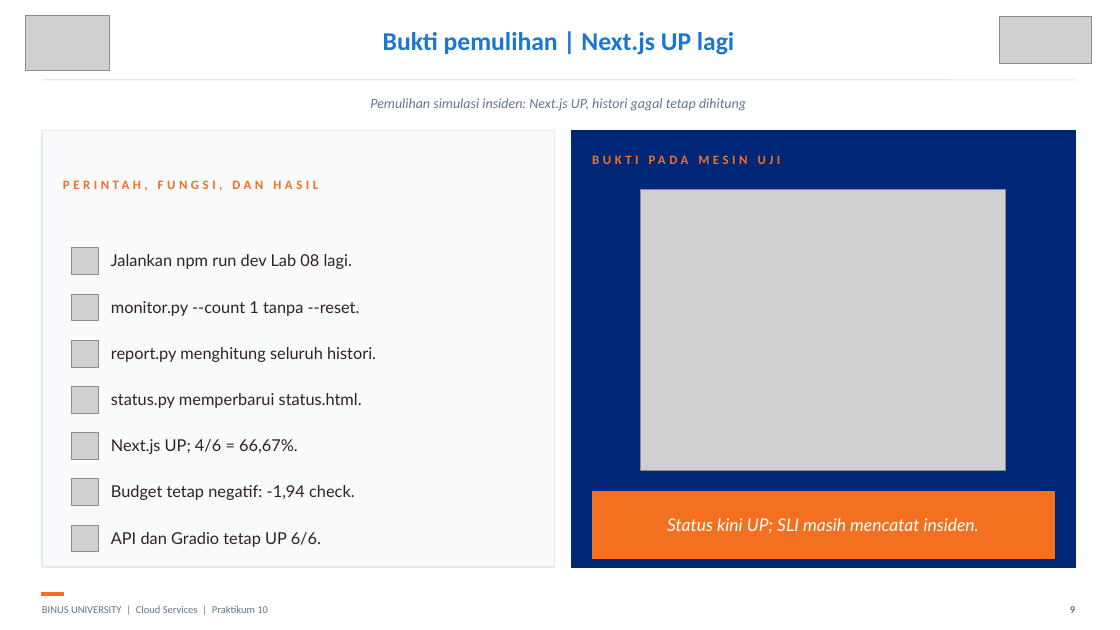
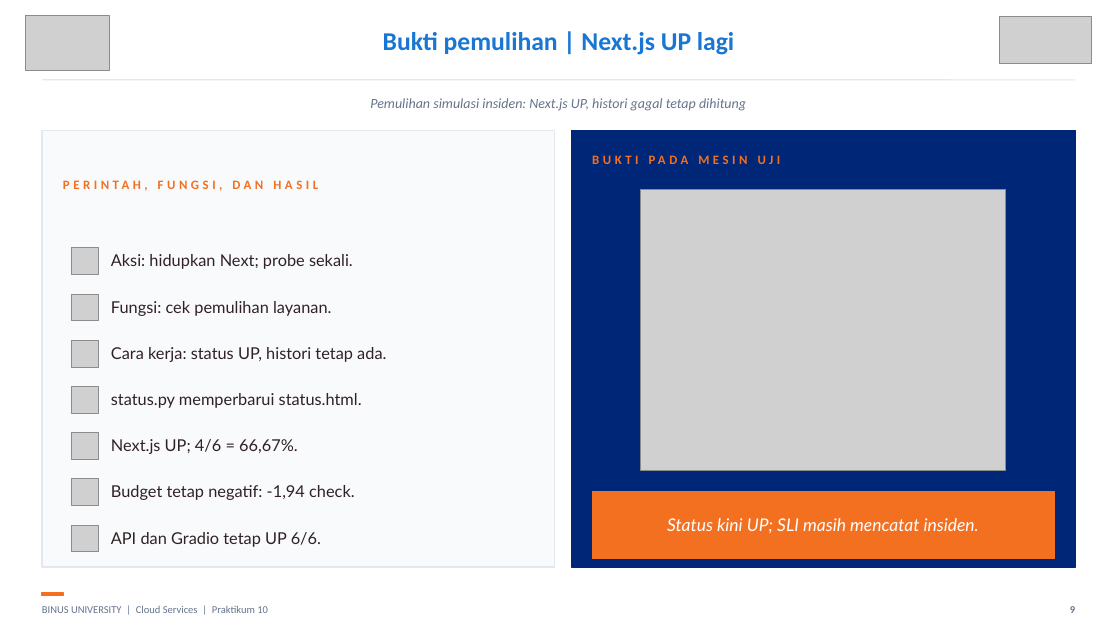
Before and after one commit to SeedFlora/meet10CloudService, a slide deck: slide 9 of slides/LAB10_Monitoring_Status_Bukti_Live.pptx. Drawn at 1120x630 pixels with LibreOffice and Linux fonts; fonts in the diff are those of the drawing; grey boxes stand for pictures. Boxes give left, top, right and bottom in pixels: in the first picture for what was removed or moved away, otherwise in the second. Text is boxed around its words. In the diff, an @@ line names an element or a change of style, - is before the commit and + after.

```diff
--- a/slides/LAB10_Monitoring_Status_Bukti_Live.pptx
+++ b/slides/LAB10_Monitoring_Status_Bukti_Live.pptx
@@ text at <box>111,254,353,269</box>: text changed @@
-Jalankan npm run dev Lab 08 lagi.
+Aksi: hidupkan Next; probe sekali.
@@ text at <box>111,301,331,316</box>: text changed @@
-monitor.py --count 1 tanpa --reset.
+Fungsi: cek pemulihan layanan.
@@ text at <box>111,347,386,362</box>: text changed @@
-report.py menghitung seluruh histori.
+Cara kerja: status UP, histori tetap ada.
```
Also in this commit, not shown: 4 other slides changed.
